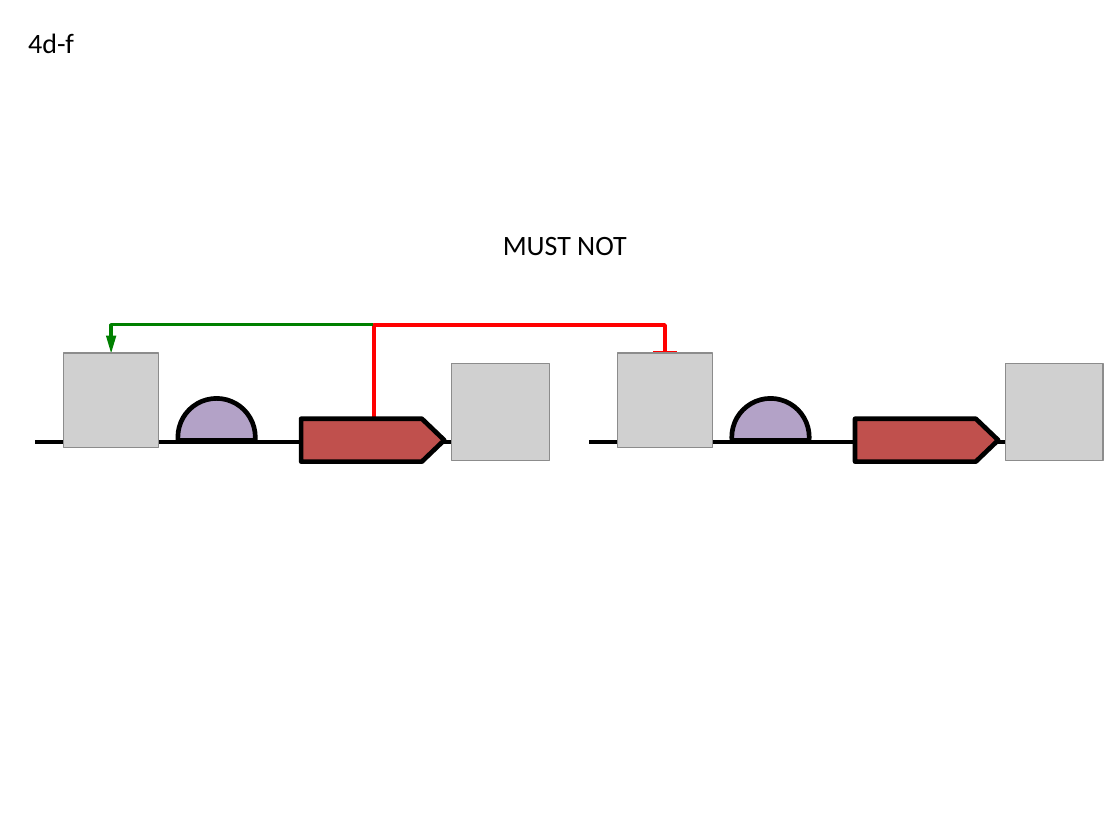
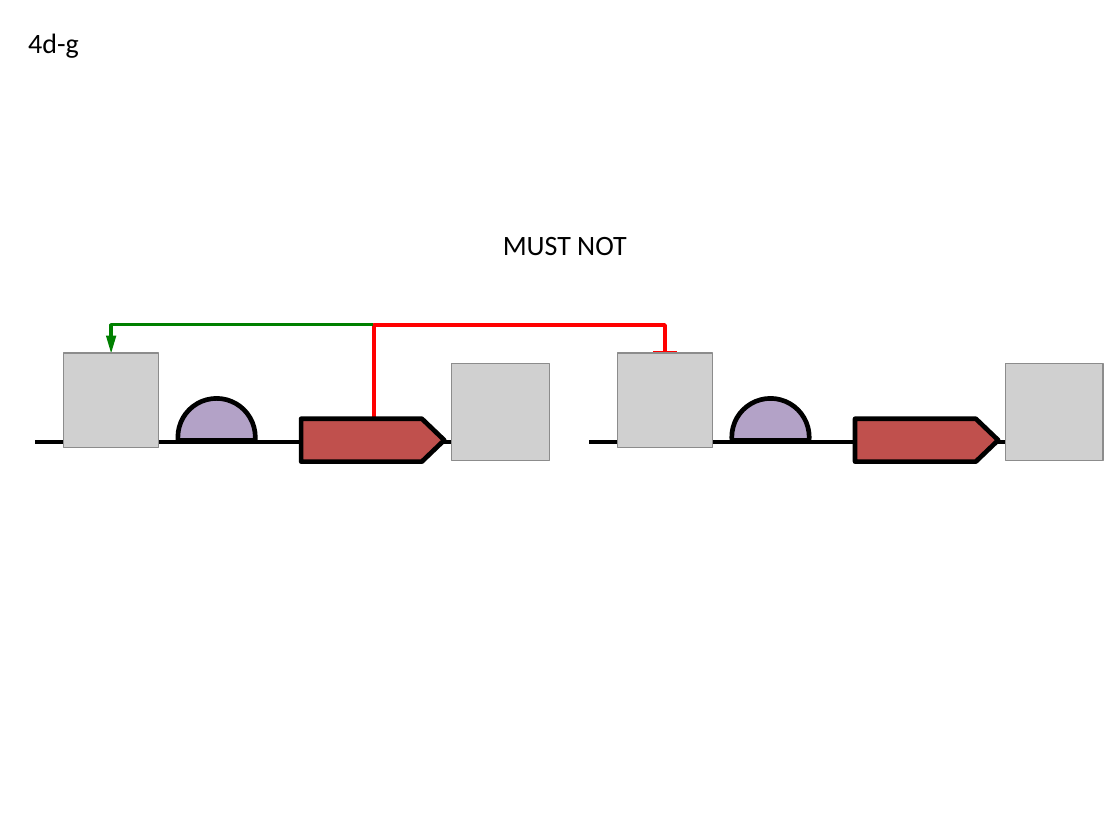
Before and after one commit to SynBioDex/SBOL-visual, a slide deck: slide 7 of specification/imgsrc/4.pptx (slide 6 before the commit). Drawn at 1120x840 pixels with LibreOffice and Linux fonts; fonts in the diff are those of the drawing; grey boxes stand for pictures. Boxes give left, top, right and bottom in pixels: in the first picture for what was removed or moved away, otherwise in the second. Text is boxed around its words. In the diff, an @@ line names an element or a change of style, - is before the commit and + after.

```diff
--- a/specification/imgsrc/4.pptx
+++ b/specification/imgsrc/4.pptx
@@ text at box(28, 33, 79, 58): text changed @@
-4d-f
+4d-g
```
Also in this commit, not shown: 3 other slides changed, 4 slides added, 1 slide removed, 13 other files.
